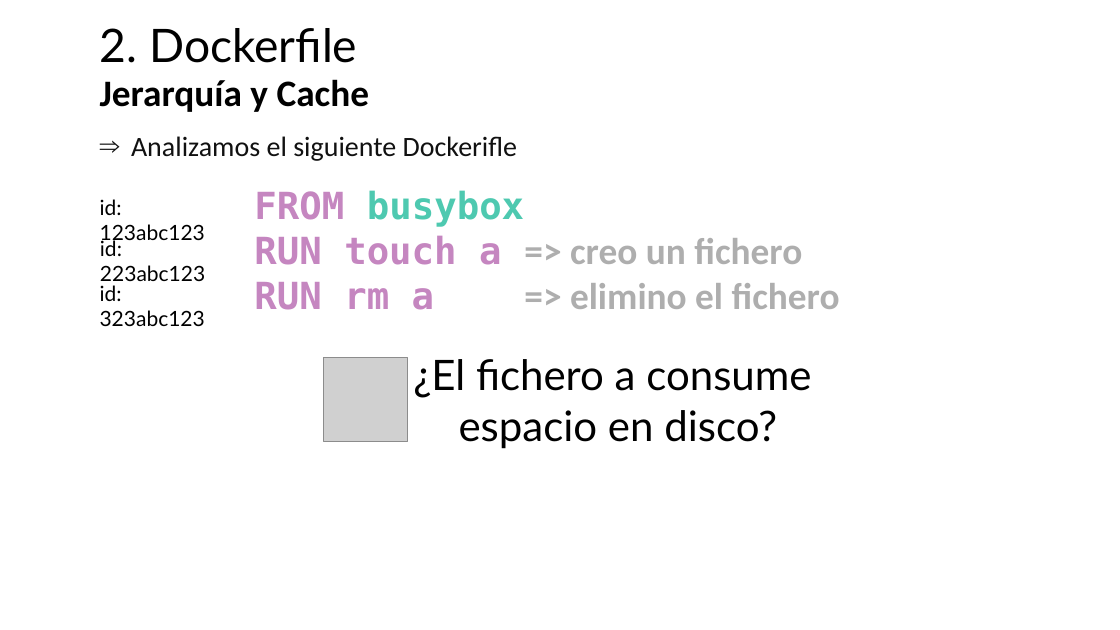
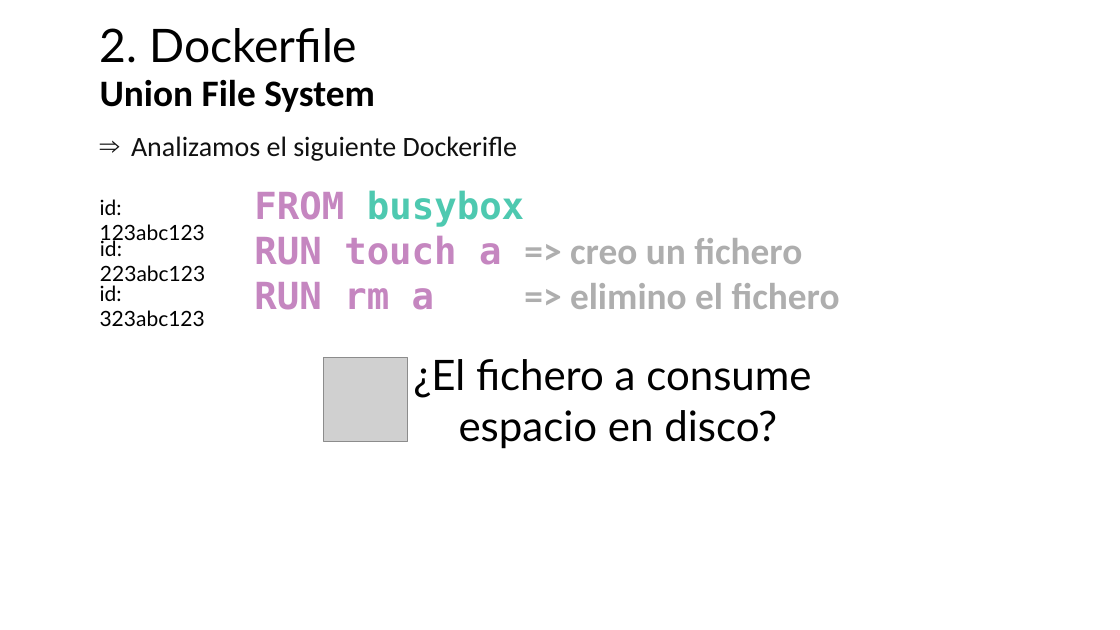
Before and after one commit to jpaniorte/docker25, a slide deck: slide 18 of ppt/3_Dockerfile.pptx (slide 10 before the commit). Drawn at 1120x630 pixels with LibreOffice and Linux fonts; fonts in the diff are those of the drawing; grey boxes stand for pictures. Boxes give left, top, right and bottom in pixels: in the first picture for what was removed or moved away, otherwise in the second. Text is boxed around its words. In the diff, an @@ line names an element or a change of style, - is before the commit and + after.

```diff
--- a/ppt/3_Dockerfile.pptx
+++ b/ppt/3_Dockerfile.pptx
@@ text at (100, 79, 375, 112): text changed @@
-Jerarquía y Cache
+Union File System
```
Also in this commit, not shown: 6 other slides changed, 14 slides added, 3 slides removed, 3 other files.
